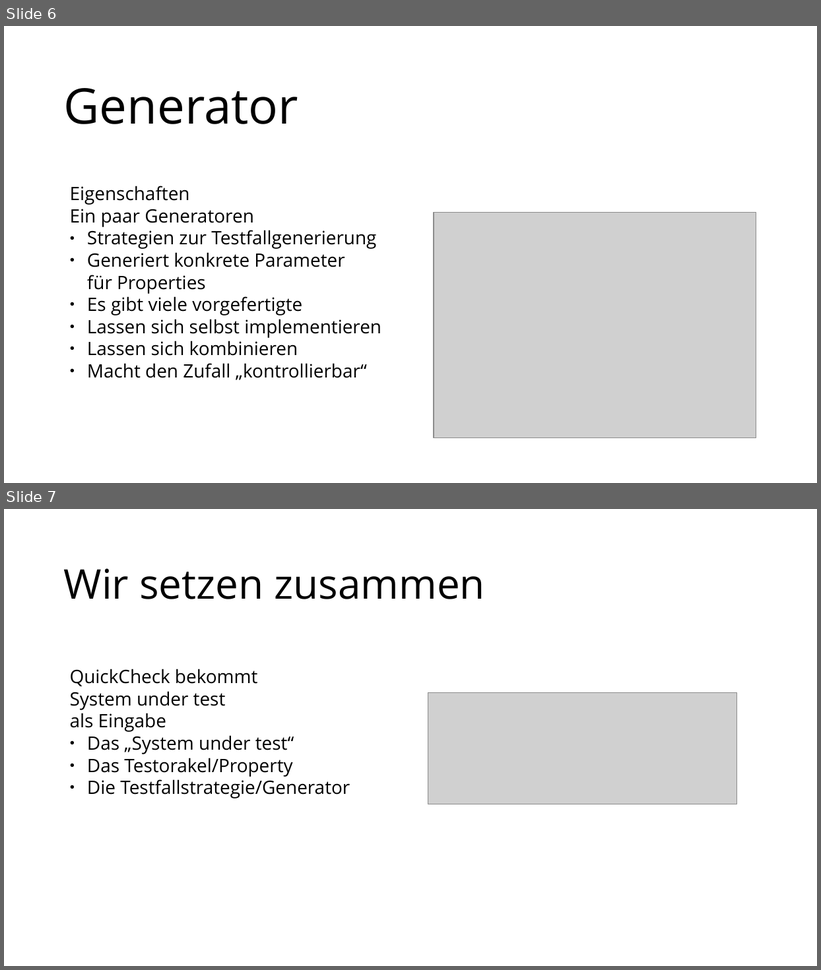
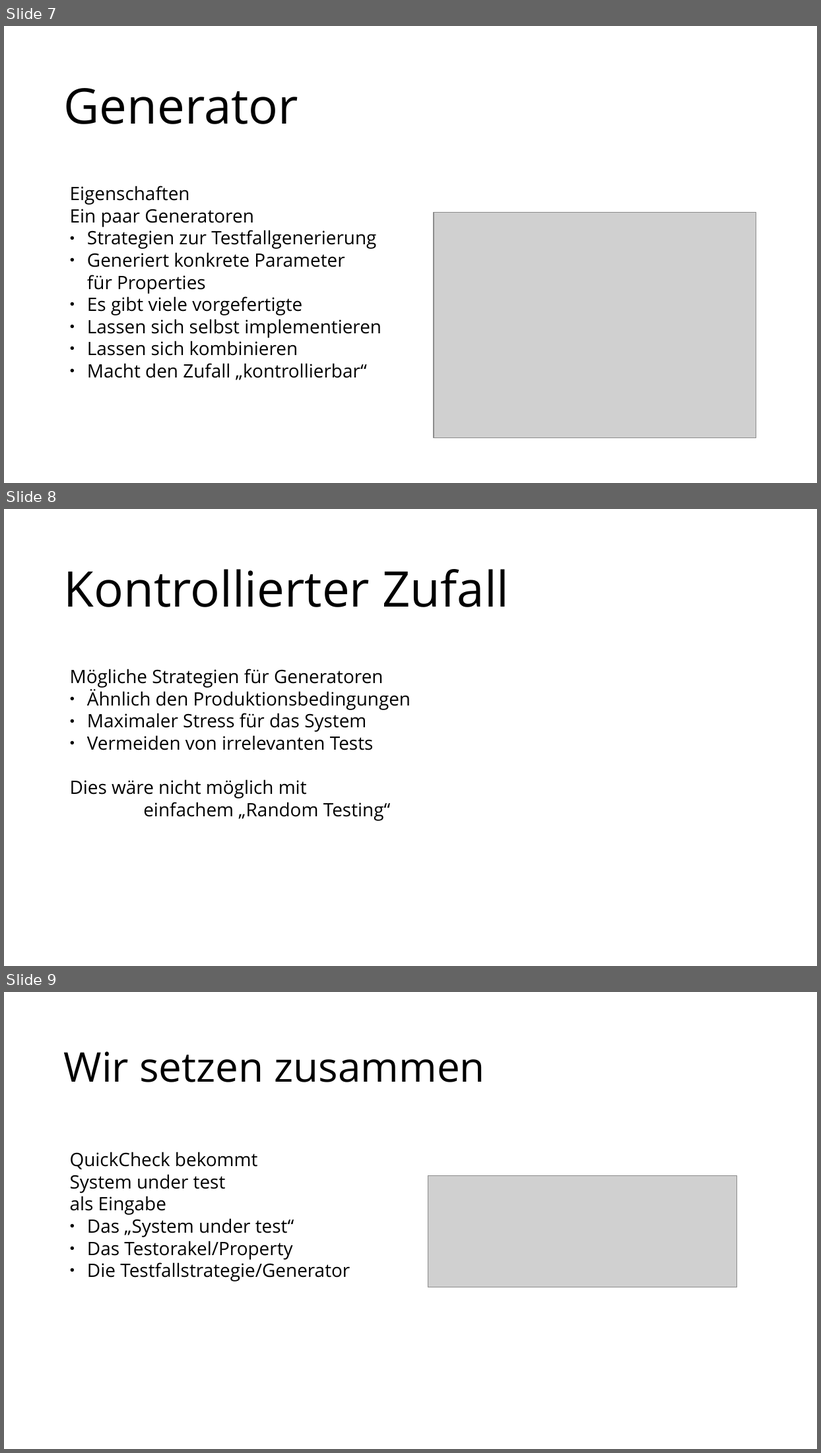
Before and after one commit to MoritzGoeckel/QuickCheck_Experiments, a slide deck: Praesentation.odp. Shown one above the other, each under a label of ours: slides 6 and 7 before the commit, slides 7, 8 and 9 after it. The pictures are 821x970 and 821x1453 pixels, drawn with LibreOffice and Linux fonts; fonts in the diff are those of the drawing; grey boxes stand for pictures. Boxes give left, top, right and bottom in pixels: in the first picture for what was removed or moved away, otherwise in the second. Text is boxed around its words. In the diff, an @@ line names an element or a change of style, - is before the commit and + after.

```diff
--- a/Praesentation.odp
+++ b/Praesentation.odp
@@ slide 8 added at [4,509,817,966], background #FFFFFF @@
@@ text added at [64,569,510,607], 48 pt, text #000000 @@
+Kontrollierter Zufall
@@ text added at [70,669,411,821], 18 pt, text #000000 @@
+Mögliche Strategien für Generatoren
+● Ähnlich den Produktionsbedingungen
+● Maximaler Stress für das System
+● Vermeiden von irrelevanten Tests
+Dies wäre nicht möglich mit
+einfachem „Random Testing“
@@ what was slide 6 is now slide 7 @@
@@ what was slide 7 is now slide 9 @@
```
Also in this commit, not shown: 4 slides changed, 1 other slide added, 1 other file.
